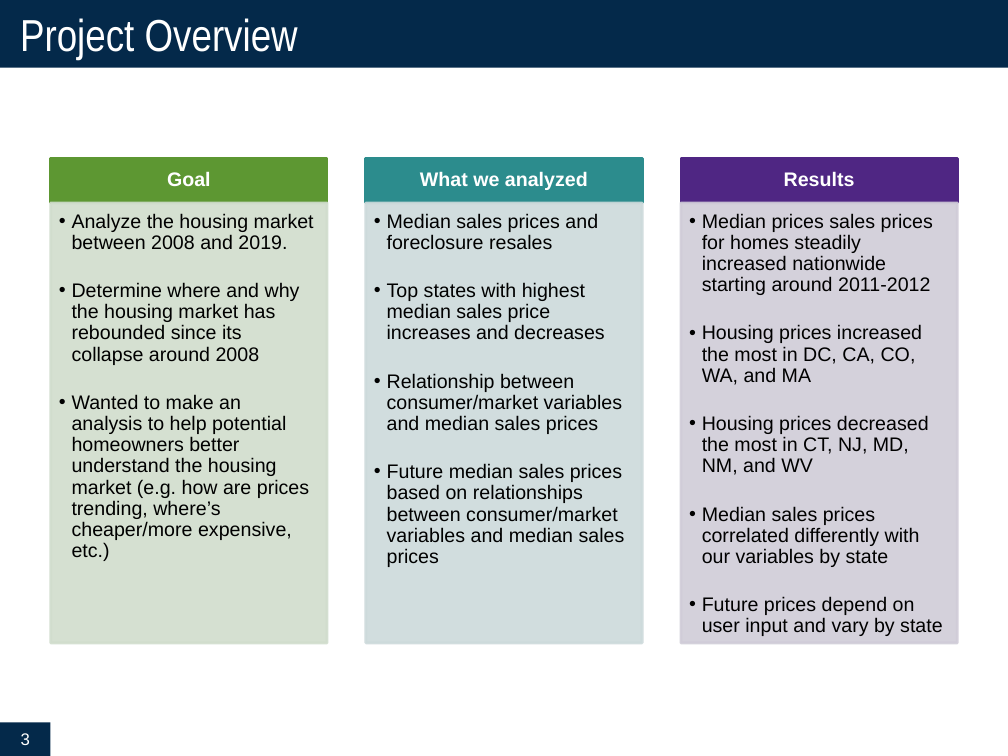
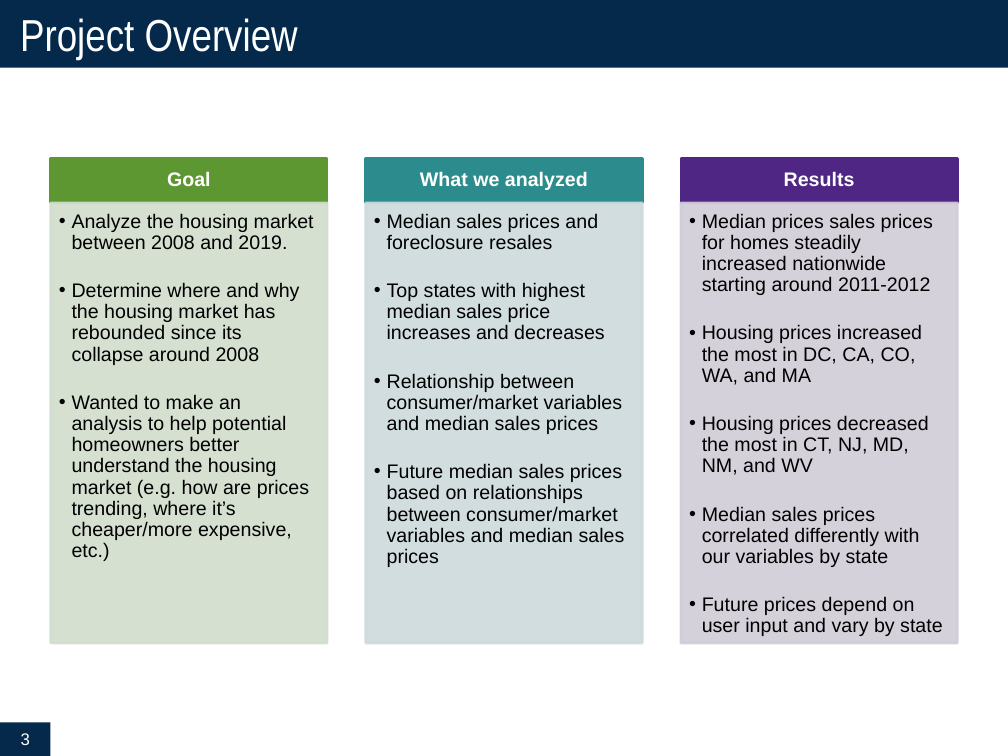
Before and after one commit to cmarchini19/US-Housing-Market-Analysis, a slide deck: slide 3 of US Housing Market Analysis_Final_1-20-2020.pptx. Drawn at 1008x756 pixels with LibreOffice and Linux fonts; fonts in the diff are those of the drawing. Boxes give left, top, right and bottom in pixels: in the first picture for what was removed or moved away, otherwise in the second. Text is boxed around its words. In the diff, an @@ line names an element or a change of style, - is before the commit and + after.

```diff
--- a/US Housing Market Analysis_Final_1-20-2020.pptx
+++ b/US Housing Market Analysis_Final_1-20-2020.pptx
@@ text at (72,394,309,561): text changed @@
-  • Wanted to make an analysis to help potential homeowners better understand the housing market (e.g. how are prices trending, where’s cheaper/more expensive, etc.)
+  • Wanted to make an analysis to help potential homeowners better understand the housing market (e.g. how are prices trending, where it’s cheaper/more expensive, etc.)
```
Also in this commit, not shown: 5 other slides changed, 16 other files.
